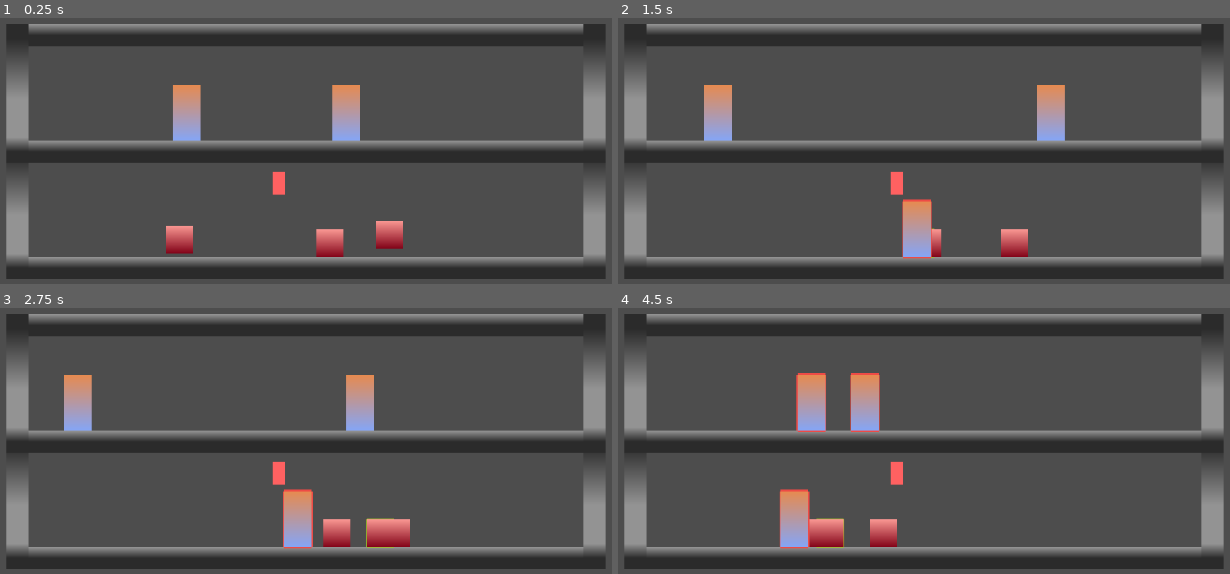
Above: before the commit, frames 1-4 (two rows, left to right).
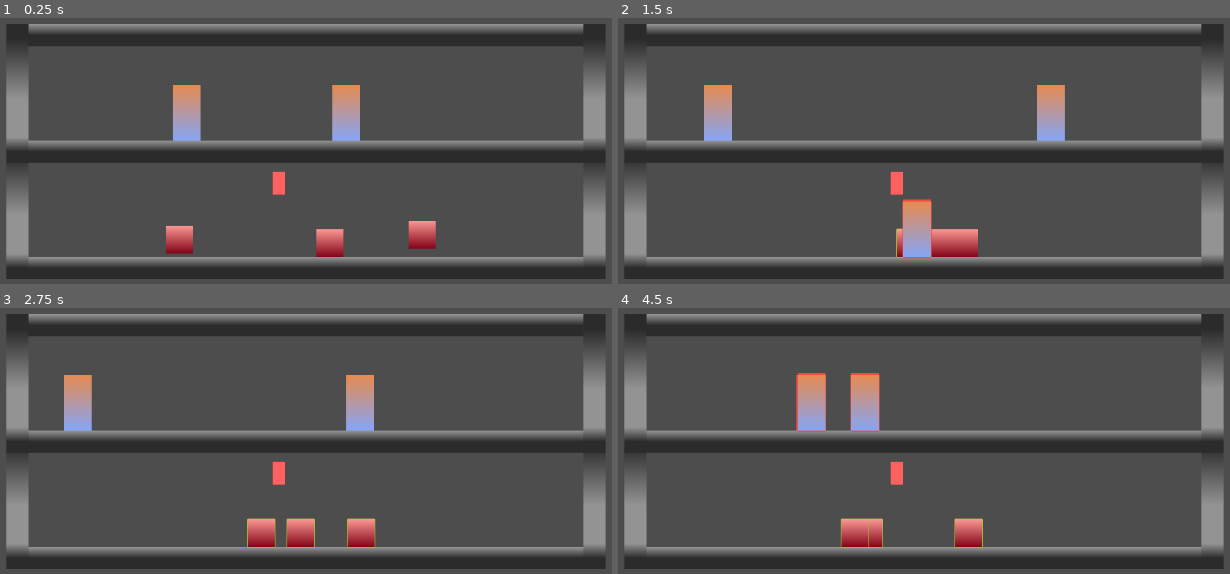
Above: after the commit, the same moments.

Repository: Lambosaurus/wildjam-mutation
Game: Godot game, scene res://main/main.tscn
The game is run twice, just before and just after one commit, with the same random seed, the same clock (stepped at 60 frames per second) and the same inputs.
Inputs (mouse positions are in pixels of both pictures, inside the frame that each line leads up to):
- Up to frame 1 (0.25 s): no input
- Up to frame 2 (1.5 s): move the mouse to (899, 182) at 0.52 s; click (899, 182) at 0.67 s; move the mouse to (905, 244) at 1.27 s; click (905, 244) at 1.42 s
- Up to frame 3 (2.75 s): move the mouse to (324, 534) at 2.02 s; click (324, 534) at 2.17 s
- Up to frame 4 (4.5 s): move the mouse to (1015, 534) at 2.77 s; click (1015, 534) at 2.92 s; move the mouse to (746, 403) at 3.52 s; click (746, 403) at 3.67 s; move the mouse to (875, 403) at 4.27 s; click (875, 403) at 4.42 s

The runs differ from the first frame. In frame 1, 0.9% of the frame differs, in the area x 61-72%, y 76-87%; in frame 2, 1.2%; in frame 3, 3.1%, in the area x 40-67%, y 68-91%; in frame 4, 3.0%.

Commit message:
Add boids logic

Diff:
--- a/creatures/mutant/mutant.gd
+++ b/creatures/mutant/mutant.gd
@@ -8,6 +8,11 @@
 @export var MELEE_DAMAGE = 20.0
 @export var MELEE_RANGE = 50.0
 const MELEE_STRIKE = preload('res://entities/strike/strike.tscn')
+
+@export var BOIDS_REPULSION = 5000.0
+@export var BOIDS_COHESION = 2.0
+@export var BOIDS_THRESH_MIN = 50.0
+@export var BOIDS_THRESH_MAX = 1000.0
 
 var health = 100
 var action = Action.idle;
@@ -62,11 +67,26 @@
 			candidate_target
 		);
 
+	return start_boids_action()
+
+func start_boids_action() -> void:
+	# MAGIC NUMBERS BEWARE!
+	var swarm = $SwarmDetector
+	swarm.compute()
+	var force = (swarm.repulsion * BOIDS_REPULSION) + (swarm.cohesion * BOIDS_COHESION)
+
+	if abs(force.x) < BOIDS_THRESH_MIN:
+		return start_action(
+			randi_range(Action.idle, Action.walk) as Action,
+			randf_range(0.25, 1.0),
+			direction
+			)
+
 	return start_action(
 		Action.walk,
-		randf_range(0.25, 2.0),
-		randi_range(Direction.left, Direction.right) as Direction
-		)
+		clampf(abs(force.x) / BOIDS_THRESH_MAX, 0.25, 1.0),
+		vector_to_direction(force.x)
+	)
 
 
 func start_action(act: Action, time: float, dir: Direction, target: Node2D = null) -> void:
--- a/creatures/mutant/mutant.tscn
+++ b/creatures/mutant/mutant.tscn
@@ -4,6 +4,7 @@
 [ext_resource type="Script" uid="uid://bualp06wh2glo" path="res://creatures/mutant/human_detector.gd" id="2_b41ij"]
 [ext_resource type="PackedScene" uid="uid://ctamdjidcqrkr" path="res://ui/selection/SelectionArea.tscn" id="3_mr306"]
 [ext_resource type="Material" uid="uid://tq6jx1ubc4xy" path="res://ui/selection/shaders/friendly_selection_shader.tres" id="4_ybval"]
+[ext_resource type="Script" uid="uid://d02hn7jrn1pnr" path="res://creatures/mutant/swarm_detector.gd" id="5_37x11"]
 
 [sub_resource type="CapsuleShape2D" id="CapsuleShape2D_lb6h7"]
 radius = 20.0
@@ -17,6 +18,9 @@
 fill_to = Vector2(0, 1)
 
 [sub_resource type="CircleShape2D" id="CircleShape2D_5gep2"]
+radius = 250.0
+
+[sub_resource type="CircleShape2D" id="CircleShape2D_ybval"]
 radius = 250.0
 
 [node name="Mutant" type="CharacterBody2D" unique_id=88951864]
@@ -50,3 +54,12 @@
 
 [node name="CollisionShape2D" type="CollisionShape2D" parent="SelectionArea" unique_id=1449345962]
 shape = SubResource("CapsuleShape2D_lb6h7")
+
+[node name="SwarmDetector" type="Area2D" parent="." unique_id=1274852789]
+collision_layer = 0
+collision_mask = 4
+monitorable = false
+script = ExtResource("5_37x11")
+
+[node name="CollisionShape2D" type="CollisionShape2D" parent="SwarmDetector" unique_id=589590378]
+shape = SubResource("CircleShape2D_ybval")
--- /dev/null
+++ b/creatures/mutant/swarm_detector.gd
@@ -0,0 +1,23 @@
+extends Area2D
+
+@export var cohesion: Vector2 = Vector2(0,0)
+@export var repulsion: Vector2 = Vector2(0,0)
+
+func compute():
+
+	repulsion = Vector2(0,0)
+	var count = 0
+	var avg_pos = Vector2(0,0)
+	for body: Node2D in get_overlapping_bodies():
+		avg_pos += body.global_position
+		count += 1
+
+		var delta = global_position - body.global_position
+		var dist_sq = delta.length_squared() + 1
+		repulsion.x += delta.x / dist_sq
+		repulsion.y += delta.y / dist_sq
+
+	if count:
+		cohesion = (avg_pos / count) - global_position
+	else:
+		cohesion = Vector2(0,0)
Not shown, added: creatures/mutant/swarm_detector.gd.uid
